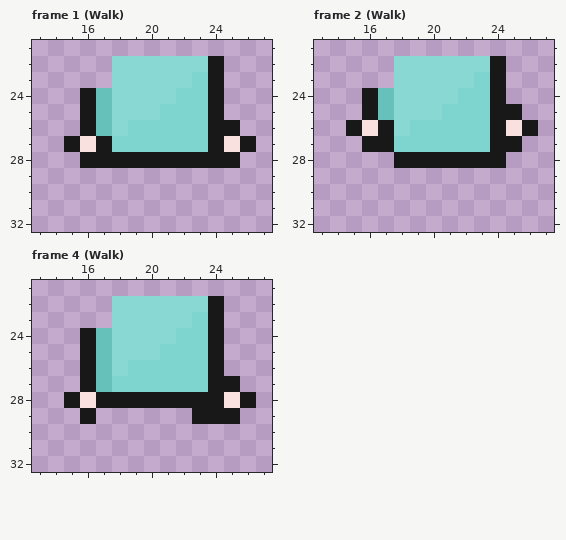
One commit to this pixel-art file: Mayday.Game/Content/Images/Bodies_1.aseprite. The picture above is the old version.
42x33 pixels, 7 frames. Shown: frame 1 (Walk): x 13..27, y 21..32; frame 2 (Walk): x 13..27, y 21..32; frame 4 (Walk): x 13..27, y 21..32. The commit also changed other frames, which this record leaves out.
Once edited:
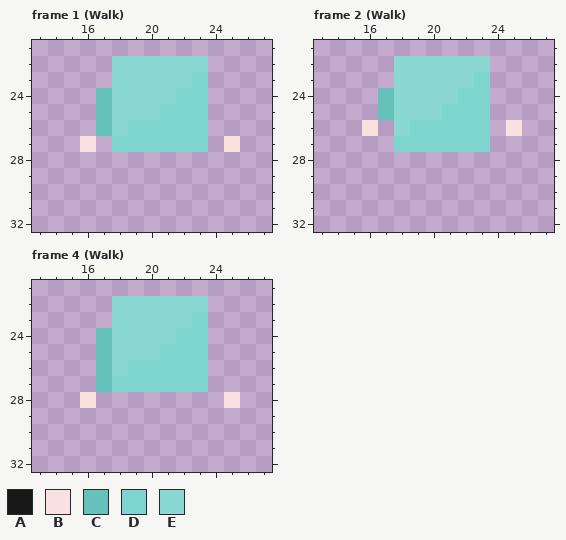
Palette (. is transparent): A #181818  B #f8e1de  C #66c1bb  D #7ed4cf  E #89d8d3
The exact change:
layer "Body" removed
layer "Arms" removed
Frame 1 (Walk):
The edit erases colour A in rows 22 to 23 at x 24; in rows 24 to 25 at x 16 and 24; in row 26 at x 16 and 24 to 25; in row 27 at x 15, 17, 24 and 26; in row 28 at x 16 to 25.
Frame 2 (Walk):
The edit erases colour A in rows 22 to 23 at x 24; in row 24 at x 16 and 24; in row 25 at x 16 and 24 to 25; in row 26 at x 15, 17, 24 and 26; in row 27 at x 16 to 17 and 24 to 25; in row 28 at x 18 to 24.
Frame 4 (Walk):
The edit erases colour A in rows 22 to 23 at x 24; in rows 24 to 26 at x 16 and 24; in row 27 at x 16 and 24 to 25; in row 28 at x 15, 17 to 24 and 26; in row 29 at x 16 and 23 to 25.
Boxes around the changes in both pictures, in picture pixels (x1, y1, x2, y2):
erased: (64, 56, 256, 168)
erased: (346, 56, 538, 168)
erased: (64, 296, 256, 424)
